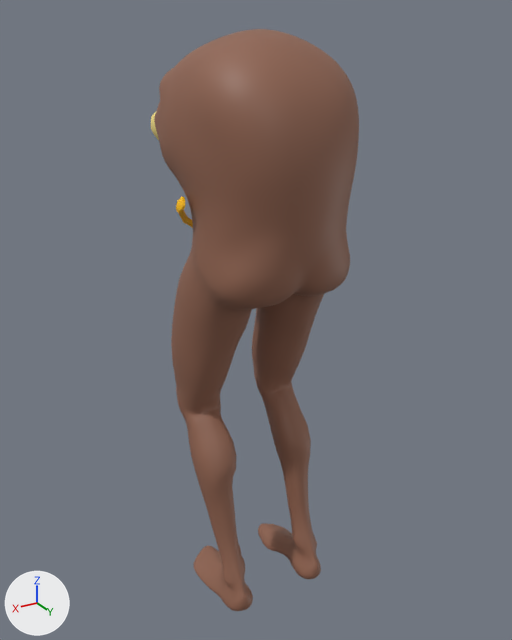
The FBX model MoS_Cloth/Assets/Meshes/Gondola.fbx, before and after one commit.
One viewpoint serves both versions: a 50 mm camera at (0.702, 1.108, 1.234) aimed at (-0.005, -0.07, 0.645). Every picture has the same lights, and +X, +Y and +Z are marked at lower left. Mesh edges are drawn as thin lines on the coarser meshes. Where no turn or scale is listed for an object, it has been applied to the vertices.

In view in the first picture: 'GondolaBody'.
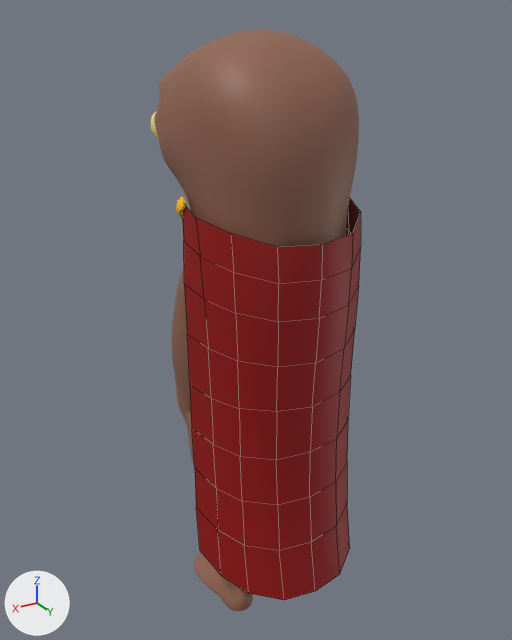
Where the newer file only moved an object's origin or applied its transform, the numbers keep the older frame.

Changed parts and their boxes (x1, y1, x2, y2) in the pictures (512 x 640 px):
```json
{"object": "GondolaCape", "change": "added", "after": [182, 199, 361, 600], "on screen": "red"}
```

Edits to the scene script, one JSON object a line:
```json
{"op": "add", "block": "mat_gondola_cape_material", "code": ["mat_gondola_cape_material = principled_material('Gondola_Cape_Material')", "mat_gondola_cape_material.base_color = (0.303, 0.0, 0.0)  # red #960000", "mat_gondola_cape_material.roughness = 0.553"]}
{"op": "add", "block": "me_mesh_003", "code": ["me_mesh_003 = bpy.data.meshes.new('Mesh.003')", "me_mesh_003.from_pydata(...)  # 81 vertices, 64 faces; spans x -0.175..0.175, y -0.065..0.181, z 0.114..0.92", "me_mesh_003.materials.append(mat_gondola_cape_material)  # red #960000"]}
{"op": "add", "block": "ob_gondolacape", "code": ["ob_gondolacape = bpy.data.objects.new('GondolaCape', me_mesh_003)", "ob_gondolacape.location = (0.0, 0.0, 0.0)"]}
```
